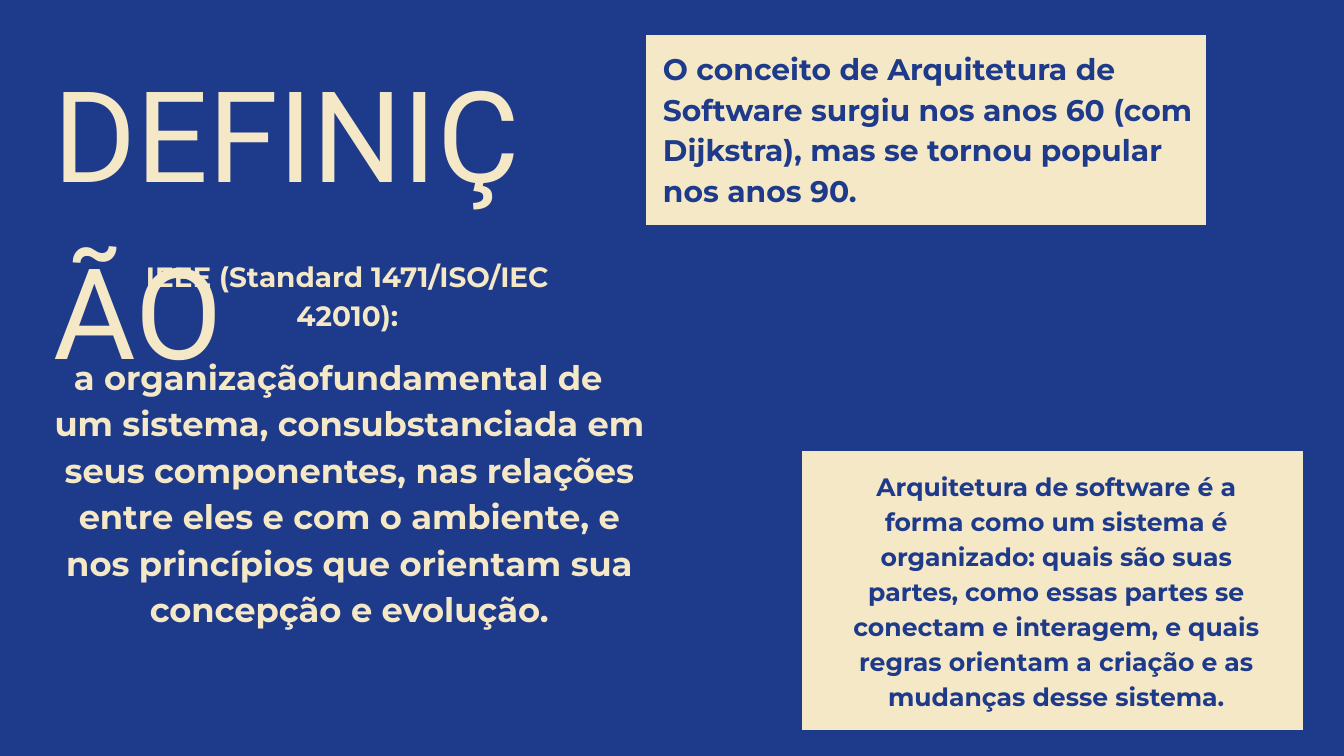
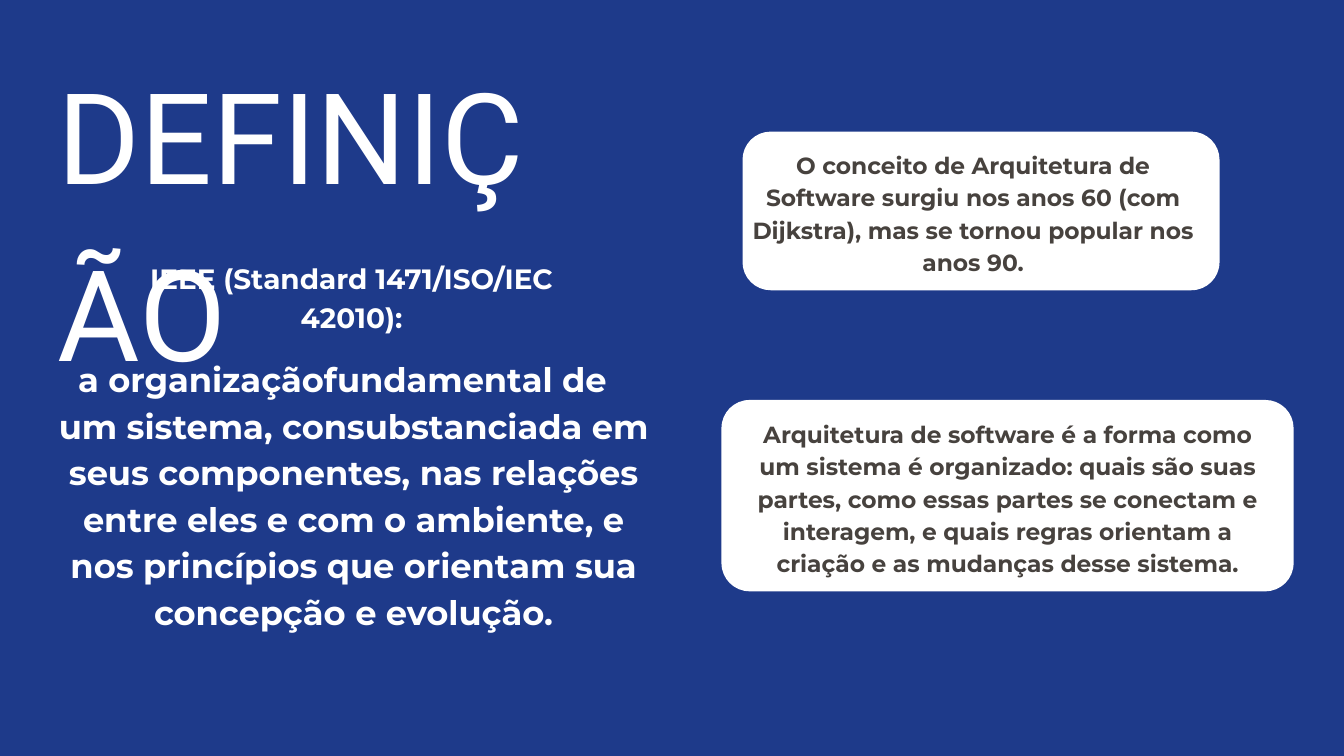
Before and after one commit to Liche008/Eng-Soft2-Grupo2, a slide deck: slide 2 of Apresentacao.pptx. Drawn at 1344x756 pixels with LibreOffice and Linux fonts; fonts in the diff are those of the drawing. Boxes give left, top, right and bottom in pixels: in the first picture for what was removed or moved away, otherwise in the second. Text is boxed around its words. In the diff, an @@ line names an element or a change of style, - is before the commit and + after.

Commit message:
Alteração na aparencia dos slides, mudança de cores e texto ajeitado

```diff
--- a/Apresentacao.pptx
+++ b/Apresentacao.pptx
@@ freeform shape removed at (646, 35, 1206, 224) @@
@@ text "O conceito de Arquitetura de ...": place and size @@
-text "O conceito de Arquitetura de ..." at (663, 56, 1192, 203)
+text "O conceito de Arquitetura de ..." at (753, 155, 1194, 272)
@@ text "O conceito de Arquitetura de ..." at (753, 155, 1194, 272): size 31.9 to 25 pt, text colour #1E3A8A to #47423E; alignment left to centre; line spacing 43.9pt to 34.5pt @@
@@ freeform shape added at (743, 132, 1220, 290), fill #FFFFFF @@
@@ text colour #F5E8C7 to #FFFFFF in 4 elements at (58, 32, 536, 212), (78, 359, 607, 400), (59, 412, 649, 633), (150, 262, 553, 334) @@
@@ freeform shape added at (722, 400, 1294, 591), fill #FFFFFF @@
@@ text "Arquitetura de software é a ...": place and size @@
-text "Arquitetura de software é a ..." at (853, 476, 1259, 712)
+text "Arquitetura de software é a ..." at (758, 424, 1258, 578)
@@ text "Arquitetura de software é a ..." at (758, 424, 1258, 578): size 26.9 to 25 pt, text colour #1E3A8A to #47423E; line spacing 37.5pt to 34.5pt @@
@@ freeform shape removed at (802, 452, 1303, 730) @@
```
Also in this commit, not shown: 10 other slides changed, 7 slides added, 7 slides removed.
